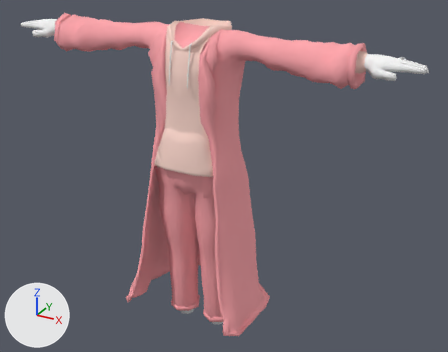
Renders of the glTF model assets/rac_basics/upper_body/rac_upper_body/RAC_Body.glb from each side of a commit.
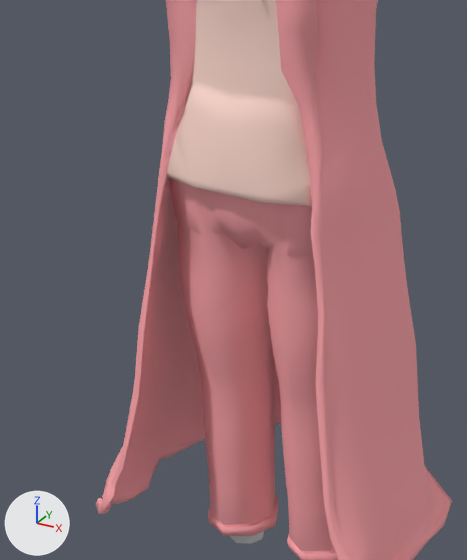
The first picture shows the older version from a camera (50 mm lens) standing at (1.33, -2.17, 1.98) and looking at (0.08, 0.08, 0.85). The close-ups show both versions on the part from 19% to 62% of the width and 27% to 91% of the height of that picture. The axes (+X, +Y, +Z) are drawn at lower left. The lights are the same throughout. Where no turn or scale is listed for an object, it has been applied to the vertices. Vertices at the same position are counted once.

Names of what the first close-up shows: 'RAC_Body'.
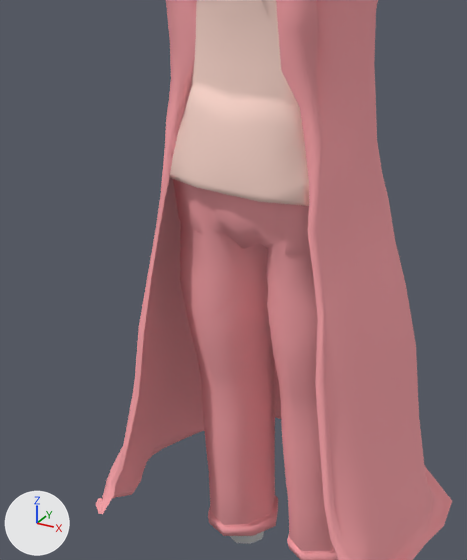
The change, as a list of edits to the scene's bpy script:
```text
Change me_plane_005:
    used by ob_rac_body; location = (0.0, 0.0, 0.0)
    remove me_plane_005.from_pydata(...)  # 2020 vertices, 4042 faces; spans x -0.93..0.93, y -0.24..0.29, z 0.11..1.54
    add me_plane_005.from_pydata(...)  # 1816 vertices, 3565 faces; spans x -0.93..0.93, y -0.24..0.29, z 0.11..1.54
    me_plane_005 part 1: 103 vertices moved from x -0.22..0.22, y -0.14..0.16, z 0.76..1.01 to x -0.21..0.22, y -0.14..0.16, z 0.76..1.01; 261 vertices removed from x -0.29..0.28, y -0.22..0.27, z 0.21..1.0; 57 vertices added at x -0.2..0.18, y -0.13..0.1, z 0.8..1.0
```

Where the change shows, as pixel boxes (x1, y1, x2, y2) in the close-ups (467 x 560 px):
part 1 of me_plane_005, cut back
    before: (103, 105, 416, 514)
    after: (148, 104, 416, 344)
